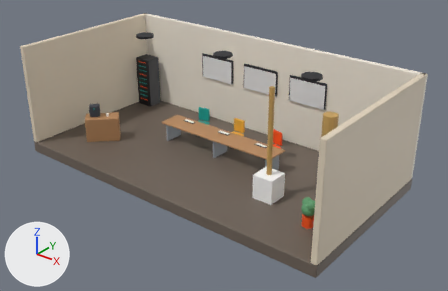
The glTF model src/assets/levels/basement.glb: old version first, new version second.
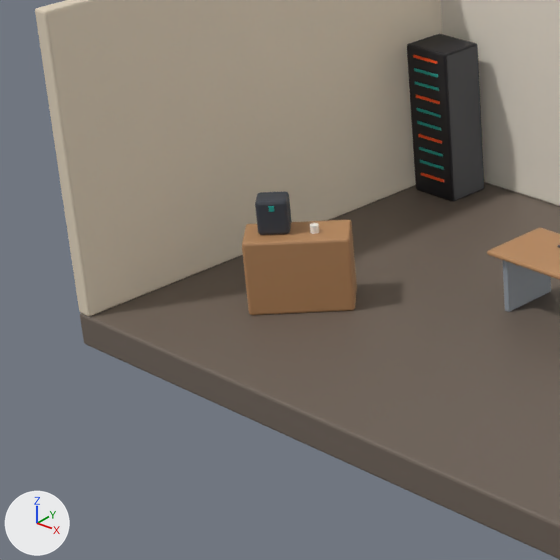
Each version appears first whole from a 50 mm lens placed at (12.31, -14.72, 9.8), pointed at (0.59, -0.08, 0.72), and next in a close-up on the part from 2% to 41% of the width and 15% to 75% of the height. The axes (+X, +Y, +Z) are drawn at lower left. The lights are the same throughout. The older version's two pictures come first. Where no turn or scale is listed for an object, it has been applied to the vertices. Vertices at exactly the same position are counted once.

The older version as bpy lines, for what is in view:
```python
me_glow = bpy.data.meshes.new('glow')
me_glow.from_pydata(...)  # 344 vertices, 588 faces; spans x -5.17..5.95, y -2.78..0.76, z -1.75..1.75
me_glow.materials.append(mat_defaultmaterial_001)
me_static = bpy.data.meshes.new('static')
me_static.from_pydata(...)  # 2288 vertices, 4428 faces; spans x -6.0..6.0, y -3.0..3.0, z -2.02..2.02
me_static.materials.append(mat_defaultmaterial)
ob_glow = bpy.data.objects.new('glow', me_glow)
ob_glow.location = (-0.39, 1.3, 1.81)
ob_static = bpy.data.objects.new('static', me_static)
ob_static.location = (0.0, 0.0, 1.61)
```
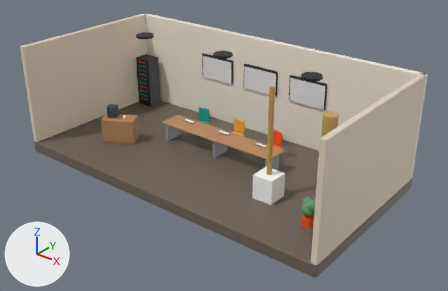
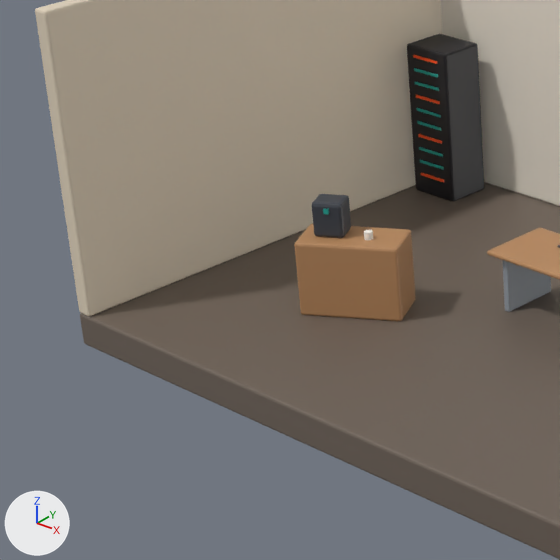
Where the newer file only moved an object's origin or applied its transform, the numbers keep the older frame.

Boxes [x1, y1, x2, y2] around the edits, measured in the close-ups (560 x 560 px):
part 1 of me_static, added
    after: [364, 230, 373, 240]
part 2 of me_static, added (brown)
    after: [294, 224, 415, 321]
part 3 of me_static, added
    after: [312, 194, 351, 238]
part 4 of me_static, deleted
    before: [255, 192, 292, 235]
part 5 of me_static, deleted
    before: [310, 223, 319, 234]
part 6 of me_static, deleted (brown)
    before: [242, 220, 357, 315]

What changed in the scene script:
```text
Change me_static:
    where me_static.from_pydata(...)  # 2288 vertices, 4428 faces; spans x -6.0..6.0, y -3.0..3.0, z -2.02..2.02
    used by ob_static; location = (0.0, 0.0, 1.61)
    me_static part 1: a new loose piece, a 20-sided cylinder along z spanning x -3.451..-3.352, y -0.894..-0.793, z -0.715..-0.625, in mat_defaultmaterial
    me_static part 2: a new loose piece of 56 vertices spanning x -4.26..-2.94, y -1.45..-0.35, z -1.61..-0.72, in mat_defaultmaterial
    me_static part 3: a new loose piece of 56 vertices spanning x -4.06..-3.62, y -1.19..-0.77, z -0.72..-0.3, in mat_defaultmaterial
    me_static part 4: the loose piece of 56 vertices spanning x -4.64..-4.19, y -1.57..-1.12, z -0.72..-0.3 is deleted
    me_static part 5: the loose piece of 40 vertices spanning x -4.07..-3.97, y -1.14..-1.04, z -0.72..-0.62 is deleted
    me_static part 6
    56 vertices are removed from x -4.82..-3.58, y -1.82..-0.58, z -1.61..-0.72
    108 faces are deleted
```
